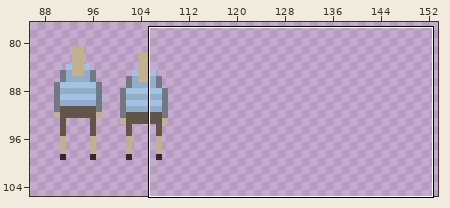
Sprite sheet: images/characters.png. Above, an overview of the earlier version with the close-up marked.
Close-up. Earlier state:
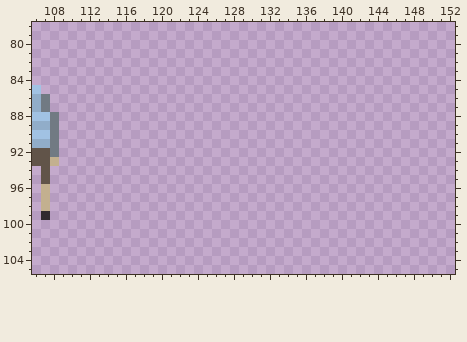
The file is 200x150 pixels. Shown: x 106..152, y 78..105. The wide view leaves out empty margins.
The result:
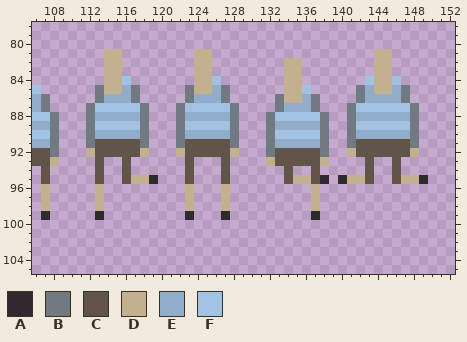
Palette (. is transparent): A #302a2f  B #717a83  C #615449  D #c3b08f  E #91adc9  F #a1c2e3
The commit says: person sprite hooked up
Edits made:
@@ x 106..152 @@
  80 ...............................................
- 81 ...............................................
- 82 ...............................................
- 83 ...............................................
- 84 ...............................................
- 85 F..............................................
- 86 EB.............................................
- 87 EB.............................................
- 88 FFB............................................
- 89 EEB............................................
- 90 FFB............................................
- 91 EEB............................................
- 92 CCB............................................
- 93 CCD............................................
- 94 .C.............................................
- 95 .C.............................................
- 96 .D.............................................
- 97 .D.............................................
- 98 .D.............................................
- 99 .A.............................................
+ 81 ........DD........DD..................DD.......
+ 82 ........DD........DD........DD........DD.......
+ 83 ........DD........DD........DD........DD.......
+ 84 ........DDF.......DDF.......DD.......FDDF......
+ 85 F......BDDEB.....BDDEB......DDF.....BEDDEB.....
+ 86 EB.....BEEEB.....BEEEB.....BDDEB....BEEEEB.....
+ 87 EB....BFFFFFB...BFFFFFB....BEEEB...BFFFFFFB....
+ 88 FFB...BEEEEEB...BEEEEEB...BFFFFFB..BEEEEEEB....
+ 89 EEB...BFFFFFB...BFFFFFB...BEEEEEB..BFFFFFFB....
+ 90 FFB...BEEEEEB...BEEEEEB...BFFFFFB..BEEEEEEB....
+ 91 EEB...BCCCCCB...BCCCCCB...BEEEEEB..BCCCCCCB....
+ 92 CCB...DCCCCCD...DCCCCCD...BCCCCCB..DCCCCCCD....
+ 93 CCD....C..C......C...C....DCCCCCD....C..C......
+ 94 .C.....C..C......C...C......C..C.....C..C......
+ 95 .C.....C..CDDA...C...C......CDDCA.ADDC..CDDA...
+ 96 .D.....D.........D...D.........D...............
+ 97 .D.....D.........D...D.........D...............
+ 98 .D.....D.........D...D.........D...............
+ 99 .A.....A.........A...A.........A...............
 100 ...............................................
Where, in picture pixels (left, top, right, bottom), the same in both close-ups:
added: (86, 49, 428, 220)
